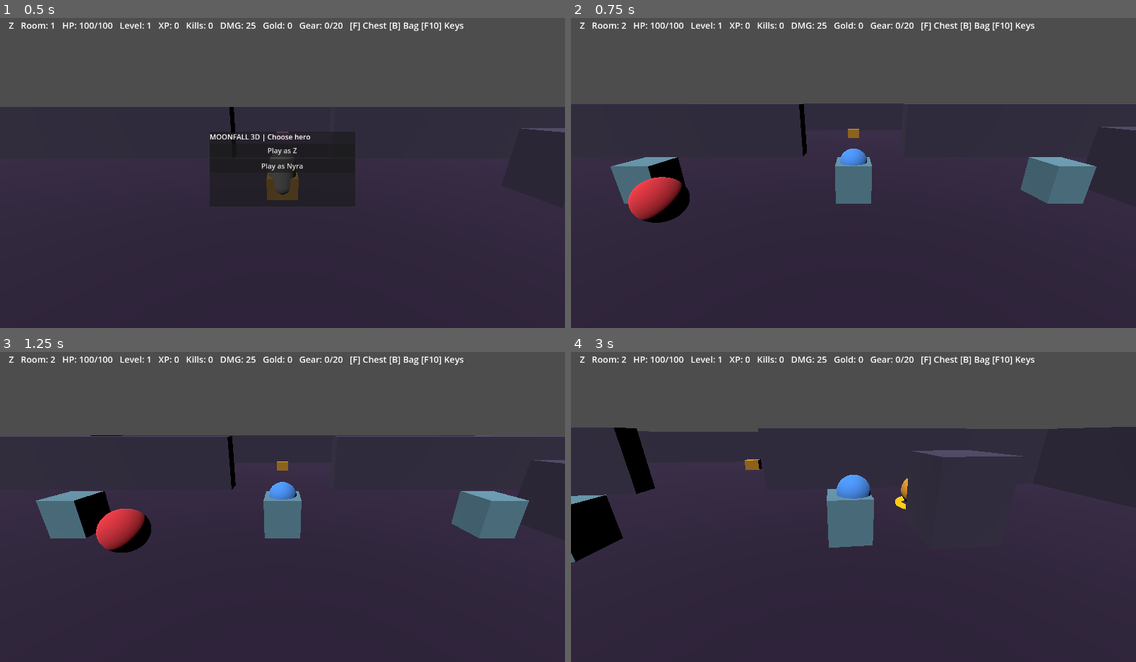
Above: before the commit, frames 1-4 (two rows, left to right).
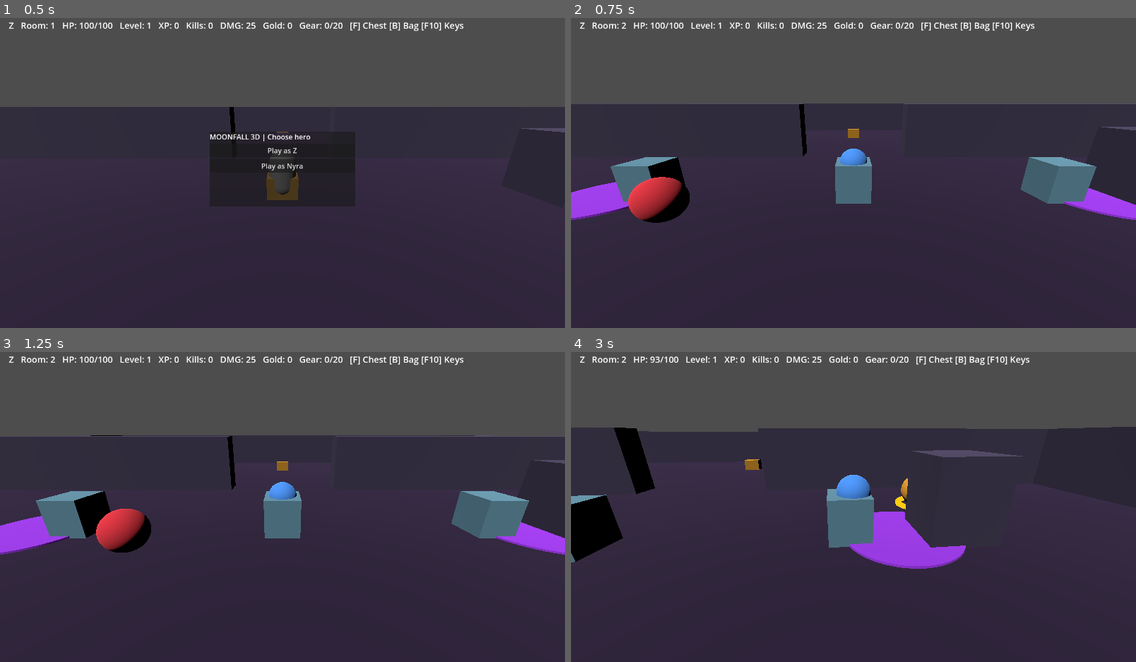
Above: after the commit, the same moments.

Repository: ericgantor-cyber/Moonfall
Game: Godot game, scene res://main.tscn
Two runs of this game, one before a commit and one after it. Both use one fixed random seed, a clock stepped at 60 frames per second and the inputs below.
Inputs (mouse positions are in pixels of both pictures, inside the frame that each line leads up to):
- Up to frame 1 (0.5 s): no input
- Up to frame 2 (0.75 s): click "Play as Z" at 0.5 s
- Up to frame 3 (1.25 s): no input
- Up to frame 4 (3 s): tap Enter at 1.25 s; move the mouse to (977, 488) at 1.27 s; hold D 1.28-2 s; tap Q at 1.35 s; click (977, 488) at 1.42 s; tap Space at 1.52 s; drag from (740, 519) to (825, 565) at 2.02 s; move the mouse to (910, 432) at 2.77 s; hold D from 2.78 s (still down); tap F at 2.85 s

Frame 1 is identical in both runs. In frame 2, 1.5% of the frame differs, in the area x 0-100%, y 52-66%; in frame 3, 1.5%; in frame 4, 2.8%, in the area x 14-82%, y 1-70%.

Commit message:
Add visible dungeon floor hazards with cooldown and dodge protection

Diff:
--- a/Moonfall3D/scripts/game.gd
+++ b/Moonfall3D/scripts/game.gd
@@ -34,6 +34,8 @@
 var camera_pitch := -0.32
 const CAMERA_SENSITIVITY := 0.006
 var room_index := 0
+var hazard_cooldown := 0.0
+var room_hazards: Array[Vector3] = []
 var room_label: Label
 var combat_flash := 0.0
 var active_effects: Array[Node3D] = []
@@ -355,6 +357,8 @@
             look = Vector2.ZERO
     camera_yaw -= look.x * pad_camera_speed * dt
     camera_pitch = clampf(camera_pitch - look.y * pad_camera_speed * dt, -1.25, -0.1)
+    hazard_cooldown = maxf(0.0, hazard_cooldown - dt)
+    _update_room_hazards()
     clock += dt
     mana = minf(max_mana, mana + 7.0 * dt)
     notice_left = maxf(0.0, notice_left - dt)
@@ -738,6 +742,7 @@
     var decor := Node3D.new()
     decor.name = "RoomDecor"
     room_waypoints.clear()
+    room_hazards.clear()
     for direction in [Vector3(18, 0, 0), Vector3(-18, 0, 0), Vector3(0, 0, 18), Vector3(0, 0, -18)]:
         room_waypoints.append(direction)
     add_child(decor)
@@ -753,6 +758,23 @@
         monument.material_override = mon_mat
         monument.position = Vector3(-9.0 + landmark * 9.0, mon_mesh.size.y * 0.5, -17.0 + room_index * 17.0)
         decor.add_child(monument)
+    # Two readable floor hazards per region; always clear of the central doorway.
+    for i in range(2):
+        var hazard_pos := Vector3(-11.0 if i == 0 else 11.0, 0.0, -17.0 + float(room_index) * 17.0)
+        room_hazards.append(hazard_pos)
+        var tile := MeshInstance3D.new()
+        var tile_mesh := CylinderMesh.new()
+        tile_mesh.top_radius = 2.2
+        tile_mesh.bottom_radius = 2.2
+        tile_mesh.height = 0.08
+        tile.mesh = tile_mesh
+        tile.position = hazard_pos + Vector3.UP * 0.05
+        var tile_mat := StandardMaterial3D.new()
+        tile_mat.albedo_color = Color(0.95, 0.2, 0.1) if room_index == 2 else Color(0.6, 0.2, 0.9)
+        tile_mat.emission_enabled = true
+        tile_mat.emission = tile_mat.albedo_color * 0.35
+        tile.material_override = tile_mat
+        decor.add_child(tile)
     for i in range(12):
         var pillar := MeshInstance3D.new()
         var mesh := CylinderMesh.new()
@@ -1555,3 +1577,16 @@
 func _choose_equipment(index: int) -> void:
     _equip_item(index)
     _refresh_equipment_menu()
+
+func _update_room_hazards() -> void:
+    if hazard_cooldown > 0.0 or invulnerable > 0.0:
+        return
+    for hazard in room_hazards:
+        var offset: Vector3 = player.position - hazard
+        offset.y = 0.0
+        if offset.length_squared() < 4.84 and player.is_on_floor():
+            hp = maxf(0.0, hp - maxf(1.0, 7.0 - armor * 0.25))
+            hazard_cooldown = 1.5
+            _cast_notice("Hazard! Move off the glowing floor")
+            dead = hp <= 0.0
+            break
